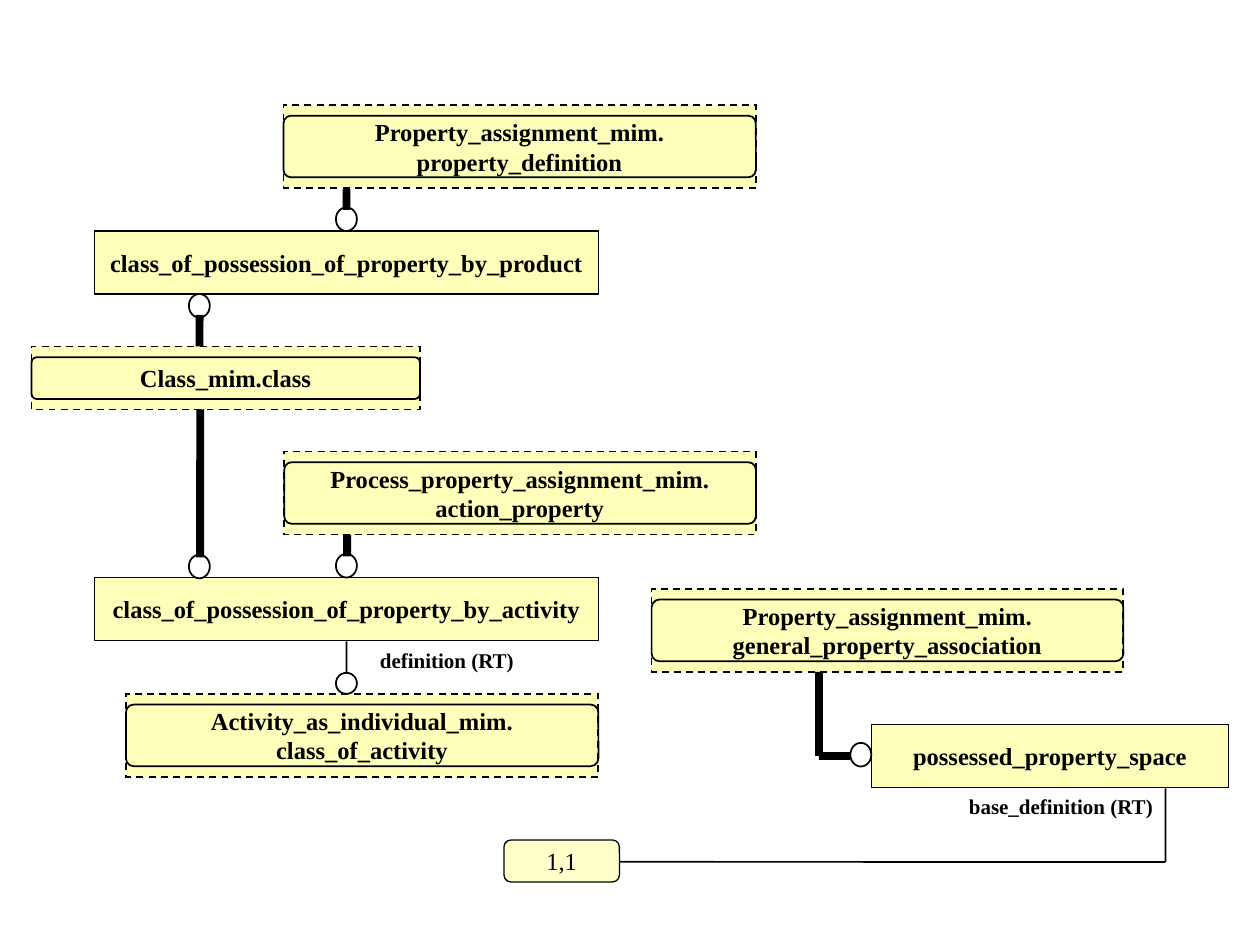
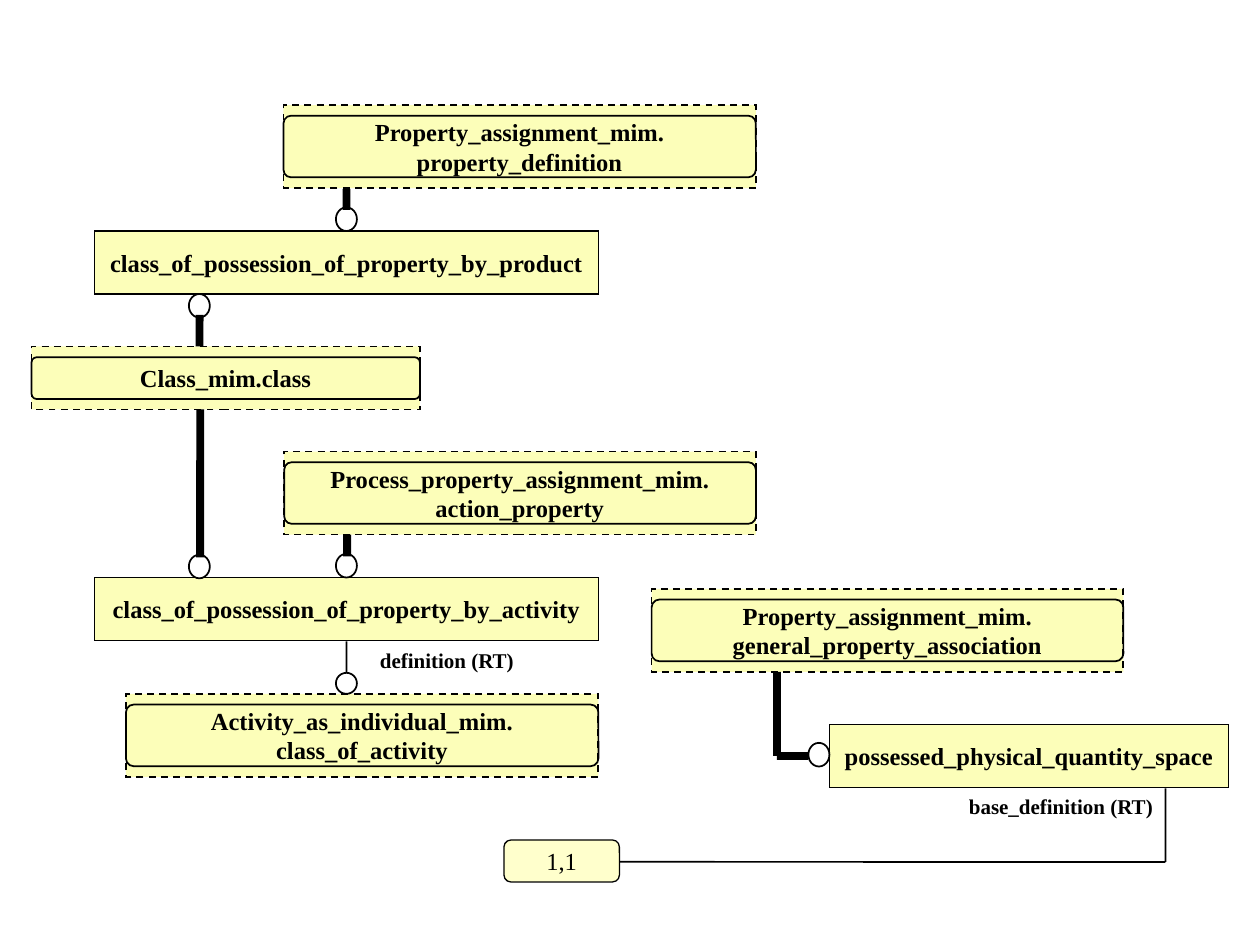
Before and after one commit to starseeker/stepmod_mirror, a slide deck: slide 6 of data/modules/property_space/property_space.ppt. Drawn at 1260x945 pixels with LibreOffice and Linux fonts; fonts in the diff are those of the drawing. Boxes give left, top, right and bottom in pixels: in the first picture for what was removed or moved away, otherwise in the second. Text is boxed around its words. In the diff, an @@ line names an element or a change of style, - is before the commit and + after.

```diff
--- a/data/modules/property_space/property_space.ppt
+++ b/data/modules/property_space/property_space.ppt
@@ 2 lines, 1 ellipse: place and size @@
-2 lines, 1 ellipse at [819,672,872,767]
+2 lines, 1 ellipse at [777,672,830,767]
@@ rectangle "possessed_physical_quantity_space": place and size @@
-rectangle "possessed_physical_quantity_space" at [872,724,1228,788]
+rectangle "possessed_physical_quantity_space" at [829,724,1228,788]
@@ text in rectangle at [845,748,1213,771]: text changed @@
-possessed_property_space
+possessed_physical_quantity_space
```
Also in this commit, not shown: 2 other slides changed, 20 other files.
